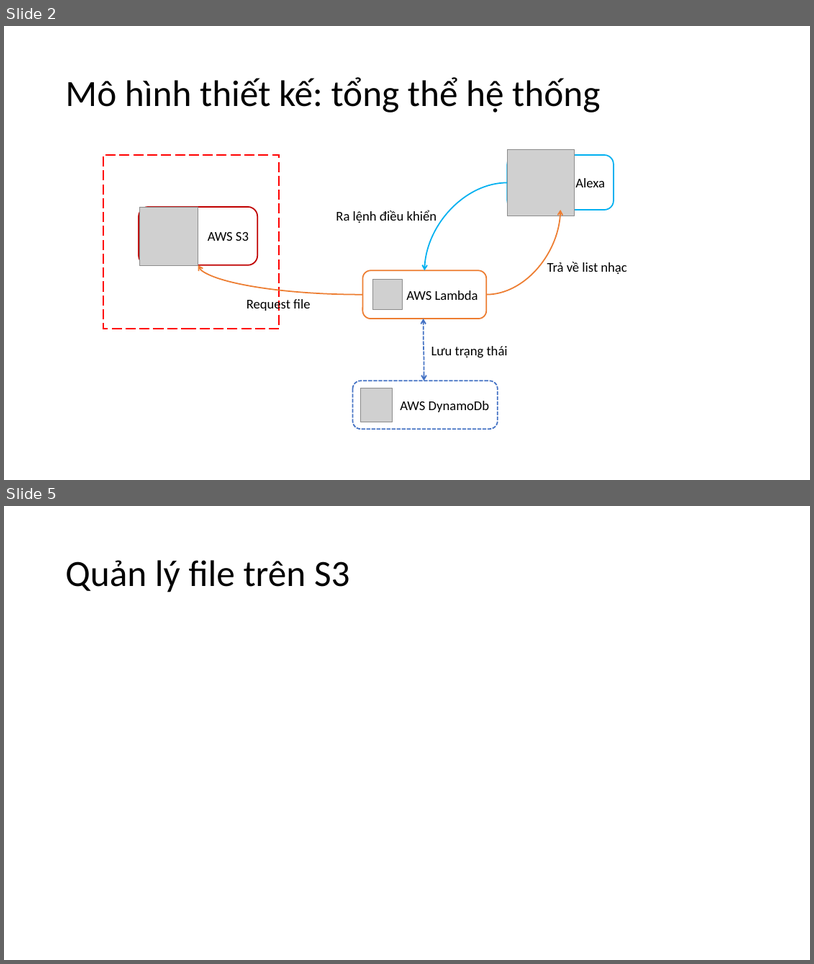
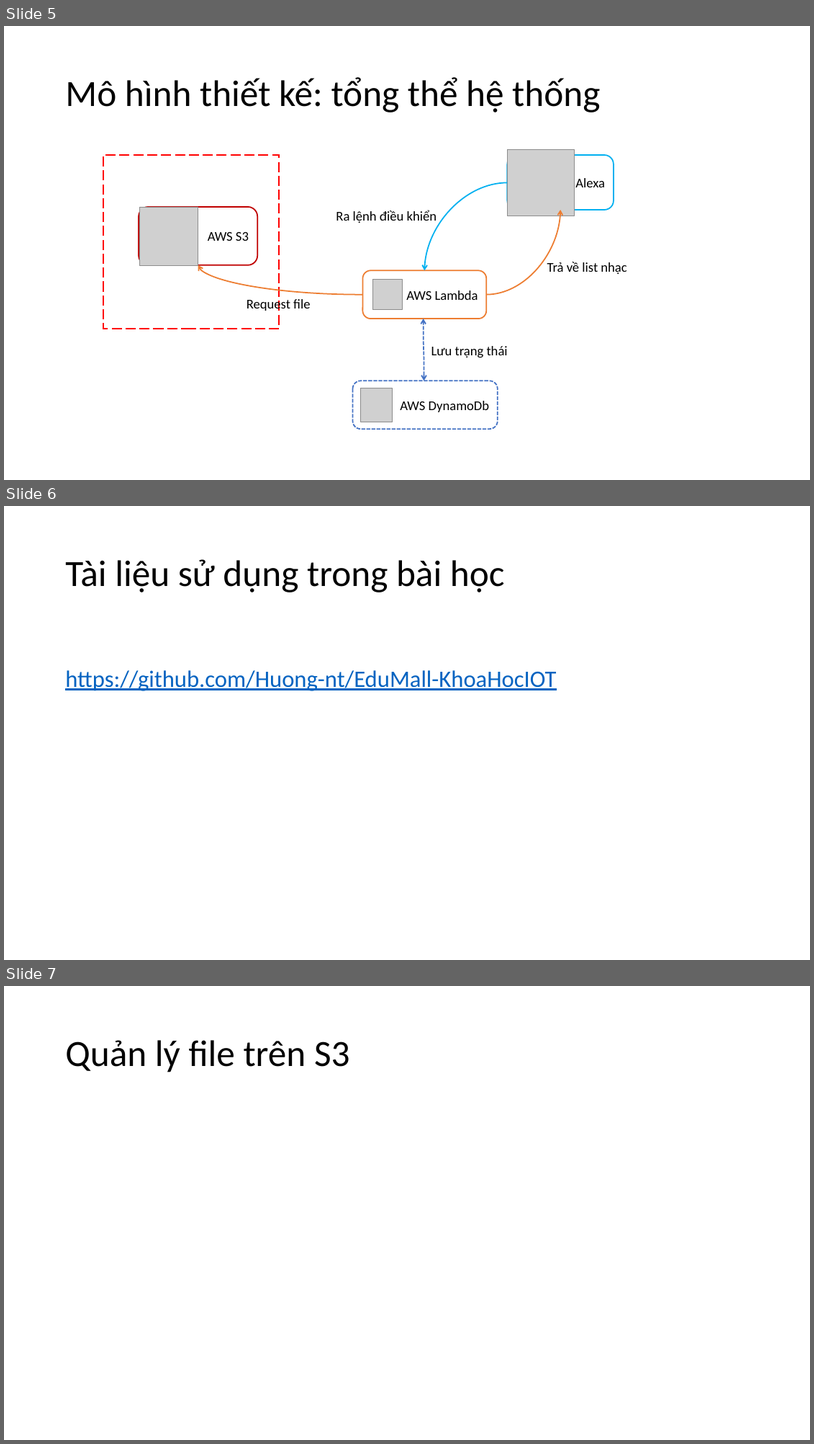
Before and after one commit to Huong-nt/EduMall-KhoaHocIOT, a slide deck: 16-17.Chơi nhạc Việt Demo skill chơi nhạc và cách quản lý file nhạc trên S3 AWS/Chơi nhạc Việt phần 1. Upload file lên S3.pptx. Shown one above the other, each under a label of ours: slides 2 and 5 before the commit, slides 5, 6 and 7 after it; the slides between them are not shown. The pictures are 814x964 and 814x1444 pixels, drawn with LibreOffice and Linux fonts; fonts in the diff are those of the drawing; grey boxes stand for pictures. Boxes give left, top, right and bottom in pixels: in the first picture for what was removed or moved away, otherwise in the second. Text is boxed around its words. In the diff, an @@ line names an element or a change of style, - is before the commit and + after.

```diff
--- a/16-17.Chơi nhạc Việt Demo skill chơi nhạc và cách quản lý file nhạc trên S3 AWS/Chơi nhạc Việt phần 1. Upload file lên S3.pptx
+++ b/16-17.Chơi nhạc Việt Demo skill chơi nhạc và cách quản lý file nhạc trên S3 AWS/Chơi nhạc Việt phần 1. Upload file lên S3.pptx
@@ slide 6 added at (4,506,810,960), background #FFFFFF @@
@@ title added at (65,559,505,592), 44 pt, text #000000 @@
+Tài liệu sử dụng trong bài học
@@ text added at (65,670,556,691), 28 pt, text #0563C1, underline @@
+https://github.com/Huong-nt/EduMall-KhoaHocIOT
@@ what was slide 2 is now slide 5 @@
@@ what was slide 5 is now slide 7 @@
```
Also in this commit, not shown: 1 other slide added, 3 other files.
